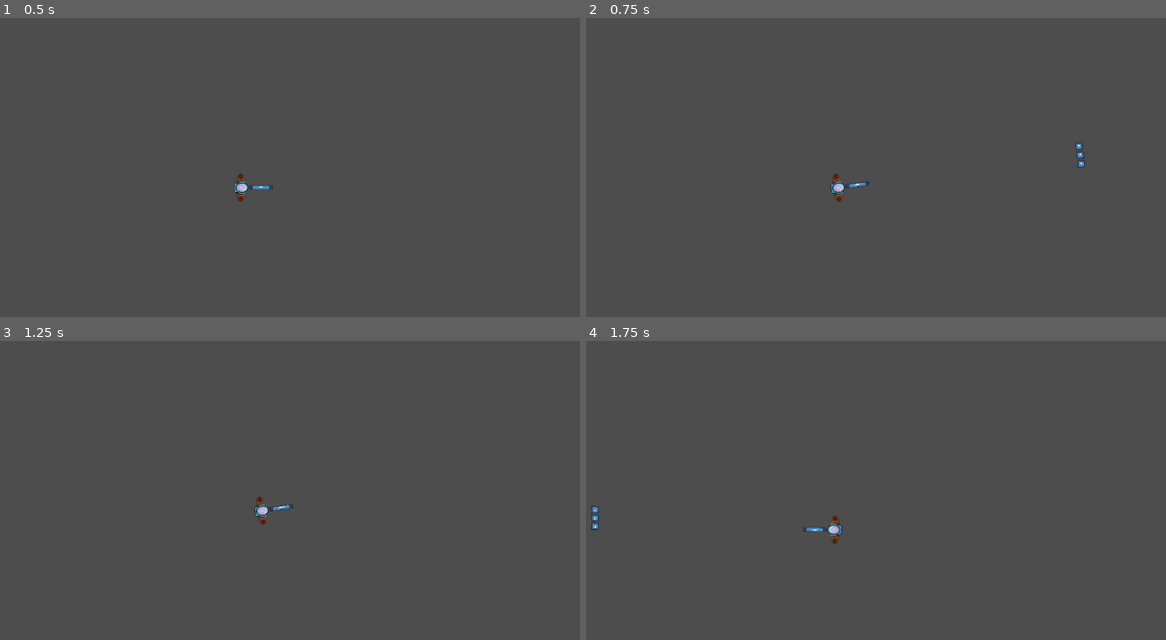
Above: before the commit, frames 1-4 (two rows, left to right).
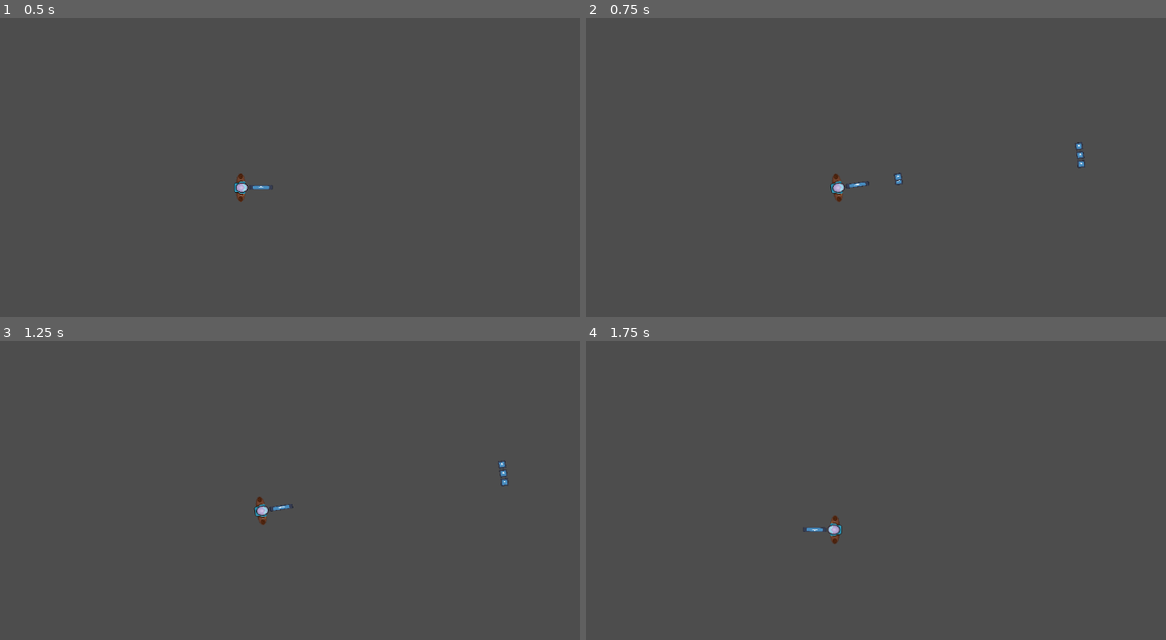
Above: after the commit, the same moments.

Repository: LurkenW/heistrouglite
Game: Godot game, scene res://scenes/HenrikCharWIP.tscn
The game is run twice, just before and just after one commit, with the same random seed, the same clock (stepped at 60 frames per second) and the same inputs. This scene is started directly instead of the project's main scene. The engine's default icon, where the game draws it, is replaced by a stand-in: a white triangle on a blue panel in a dark square.
Inputs (mouse positions are in pixels of both pictures, inside the frame that each line leads up to):
- Up to frame 1 (0.5 s): no input
- Up to frame 2 (0.75 s): tap Enter at 0.5 s; move the mouse to (974, 167) at 0.52 s; press the mouse at (974, 167) at 0.53 s; hold D (move_right) from 0.53 s (still down)
- Up to frame 3 (1.25 s): keep holding D (move_right)
- Up to frame 4 (1.75 s): move the mouse to (690, 529) at 1.27 s; release D (move_right) at 1.28 s; release the mouse at (690, 529) at 1.28 s; hold S (move_down) from 1.28 s (still down); tap Shift (player_sprint_shift) at 1.35 s; click (690, 529) at 1.55 s

Frame 1 is identical in both runs. In frame 2, less than 0.1% of the frame differs, in the area x 53-55%, y 51-56%; in frame 3, less than 0.1%, in the area x 85-88%, y 39-49%; in frame 4, less than 0.1%.

Commit message:
Semi-auto weapons work woth the gun-class

Diff:
--- a/heist_game/scenes/HenrikCharWIP.tscn
+++ b/heist_game/scenes/HenrikCharWIP.tscn
@@ -27,3 +27,9 @@
 script = ExtResource("3_p41r1")
 
 [node name="Shotgun" parent="." instance=ExtResource("4_g0e56")]
+fireCooldown = 2.0
+burstFire = true
+burstShots = 4
+burstCooldown = 0.15
+
+[node name="Timer" type="Timer" parent="."]
--- a/heist_game/scripts/gun.gd
+++ b/heist_game/scripts/gun.gd
@@ -12,12 +12,19 @@
 @export var shootingPoints: Array[Marker2D] = []
 
 ## The cooldown time (in seconds) between consecutive shots.
-@export var fireCooldown: int = 1
+@export var fireCooldown: float = 1
+
+@export_group("Burst")
+@export var burstFire: bool = false
+@export var burstShots: int = 3
+@export var burstCooldown: float = 0.05
 
 var _reloadTimer: Timer # Internal Timer instance used for handling the reload cooldown.
 var _isShooting: bool = false # Tracks whether the gun is currently in a shooting state.
 var _isReloading: bool = false # Tracks whether the gun is currently reloading.
 
+var _burstTimer: Timer
+var _burstShots: int = 0
 
 func _ready() -> void:
 	_checkRequired() # Ensures all required variables are properly set.
@@ -26,22 +33,27 @@
 	_reloadTimer = Timer.new()
 	add_child(_reloadTimer)
 	_reloadTimer.wait_time = fireCooldown
-	_reloadTimer.timeout.connect(_on_timer_timeout)
+	_reloadTimer.timeout.connect(_on_reloadTimer_timeout)
+	_reloadTimer.one_shot = true
 	_reloadTimer.name = "ReloadTimer"
+
+
+	_burstTimer = Timer.new()
+	add_child(_burstTimer)
+	_burstTimer.wait_time = burstCooldown
+	_burstTimer.timeout.connect(_on_burstTimer_timeout)
+	_burstTimer.one_shot = true
+	_burstTimer.name = "BurstTimer"
 
 # Ensures that critical variables are assigned. Pushes an error if a required variable is missing.
 func _checkRequired():
-	if shootingPoints == null:
+	if shootingPoints.size() > 1:
 		push_error("The variable 'Shooting Point' must be set in the Inspector!")
 
 # Handles the shooting logic by instantiating and firing a bullet.
-func _shoot() -> void:
-	_reloadTimer.start() # Starts the reload timer.
-	_isReloading = true # Marks the gun as reloading.
-
+func _shootOnce() -> void:
 	# Load and instantiate the bullet scene.
 	const BULLET = preload("res://scenes/bullet.tscn")
-
 	# For every shootingPoint, shoot a bullet
 	for shootingPoint in shootingPoints:
 
@@ -55,19 +67,48 @@
 		# Add the bullet to the scene tree for it to function.
 		get_node("/root").add_child(new_bullet)
 
+func _shootBurst():
+	_reloadTimer.start() # Starts the burst timer.
+	_burstTimer.start()
+	_isReloading = true # Marks the gun as reloading.
+
+	_shootOnce()
+
+
 # Callback for the reload timer's timeout signal. Resumes shooting if required or ends reloading.
-func _on_timer_timeout():
+func _on_reloadTimer_timeout():
+
 	if _isShooting:
-		_shoot() # Continue shooting if the gun is in the shooting state.
+		_reloadTimer.start() # Starts the reload timer.
+		if burstFire:
+			_shootBurst()
+		else:
+			_shootOnce() # Continue shooting if the gun is in the shooting state.
 	else:
 		_isReloading = false # Otherwise, end the reloading state.
+
+func _on_burstTimer_timeout():
+	_burstShots += 1
+
+	if _burstShots < burstShots:
+		_shootOnce()
+		_isReloading = true # Marks the gun as reloading.
+		_burstTimer.start()
+
+	else:
+		_burstShots = 0
 
 ## Starts the shooting process. Shoots immediately if the gun is not reloading.
 func startShooting() -> void:
 	_isShooting = true # Mark the gun as shooting.
 
 	if not _isReloading:
-		_shoot() # Fire a bullet if not in the middle of a reload.
+		_reloadTimer.start() # Starts the reload timer.
+		_isReloading = true
+		if burstFire:
+			_shootBurst()
+		else:
+			_shootOnce() # Fire a bullet if not in the middle of a reload.
 
 ## Stops the shooting process.
 func stopShooting() -> void:
